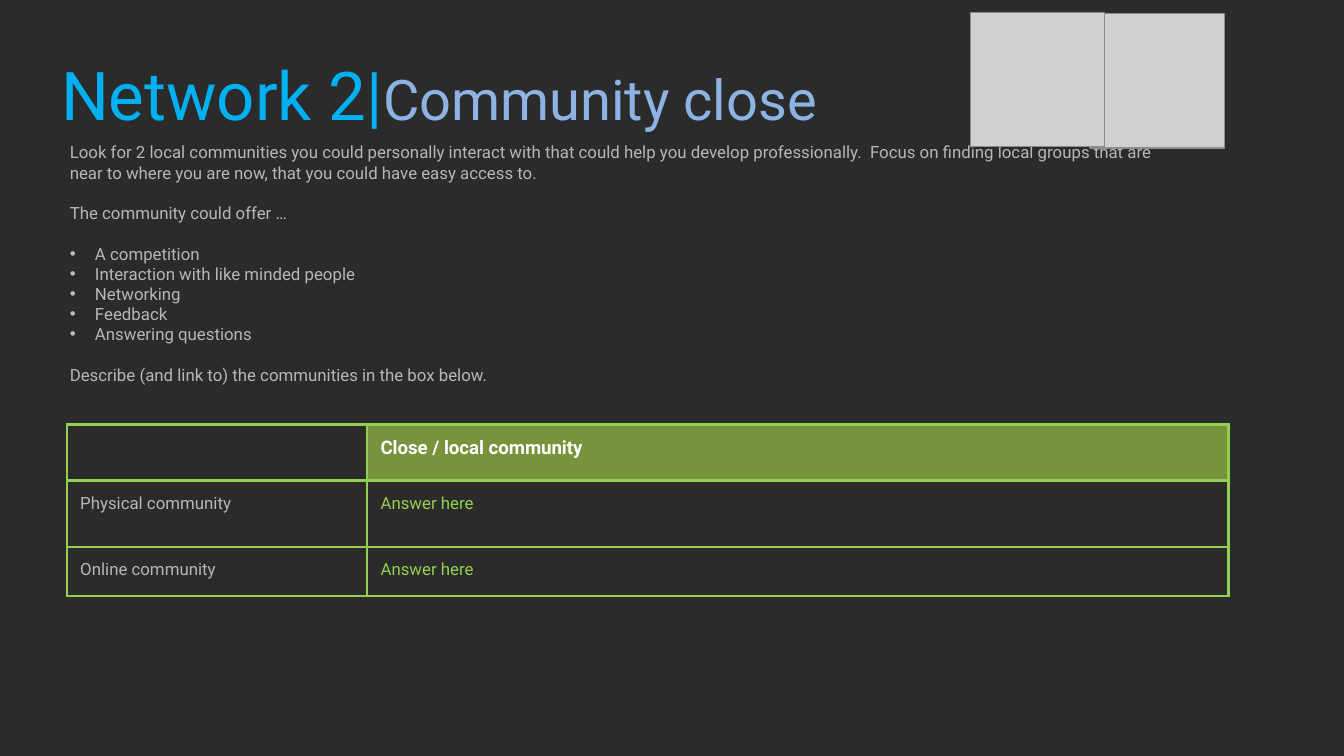
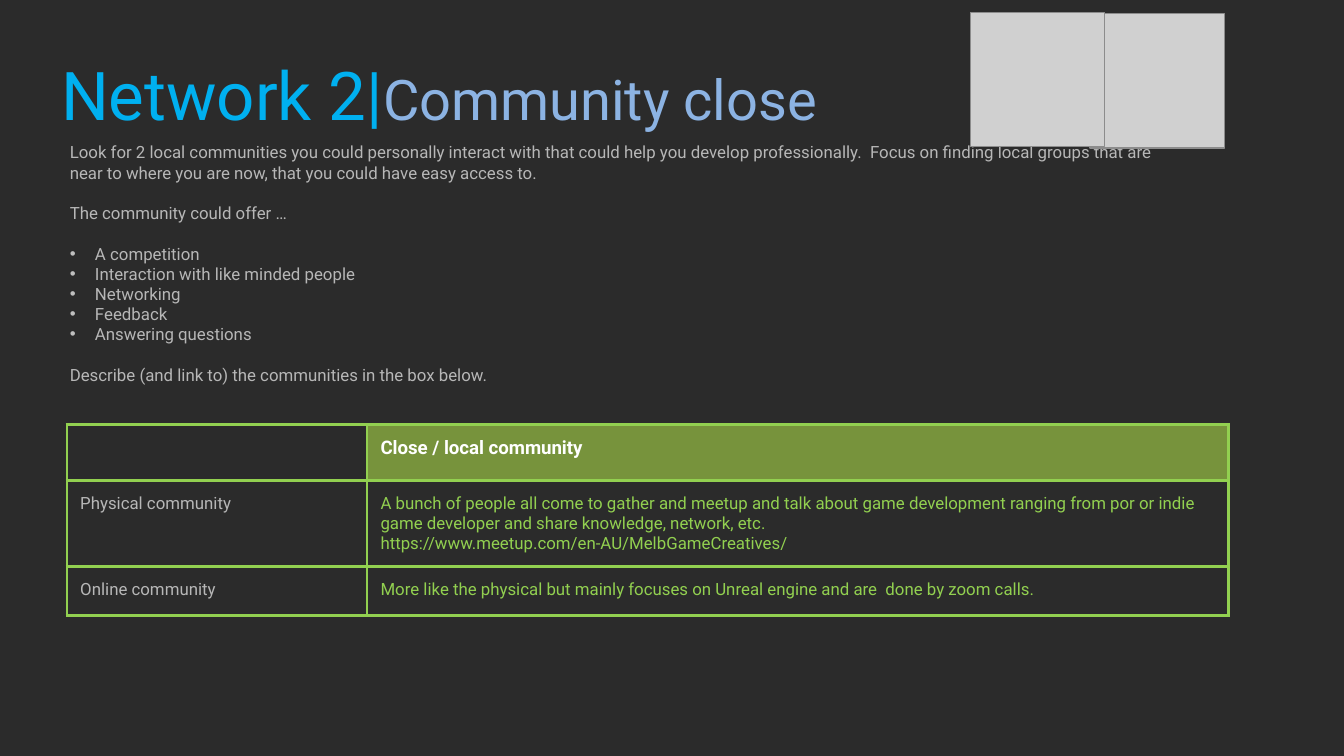
Before and after one commit to Ryszarder/ProfessionalStudies, a slide deck: slide 24 of 2021_Professional_Studies_1_BlakePeck.pptx. Drawn at 1344x756 pixels with LibreOffice and Linux fonts; fonts in the diff are those of the drawing; grey boxes stand for pictures; background and template pictures are left out; a plain dark background stands for a picture behind light text. Boxes give left, top, right and bottom in pixels: in the first picture for what was removed or moved away, otherwise in the second. Text is boxed around its words. In the diff, an @@ line names an element or a change of style, - is before the commit and + after.

Commit message:
from page 20 - 26 are completed

```diff
--- a/2021_Professional_Studies_1_BlakePeck.pptx
+++ b/2021_Professional_Studies_1_BlakePeck.pptx
@@ table at [67,425,1228,620] @@
-row 2, column 2: Answer here
+row 2, column 2: A bunch of people all come to gather and meetup and talk about game development ranging from por or indie game developer and share knowledge, network, etc. / https://www.meetup.com/en-AU/MelbGameCreatives/
-row 3, column 2: Answer here
+row 3, column 2: More like the physical but mainly focuses on Unreal engine and are done by zoom calls.
```
Also in this commit, not shown: 5 other slides changed.
